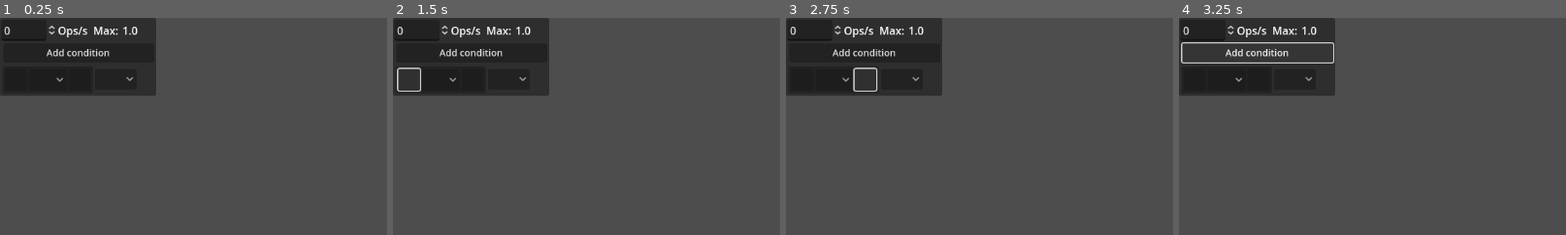
Above: before the commit, frames 1-4 (left to right).
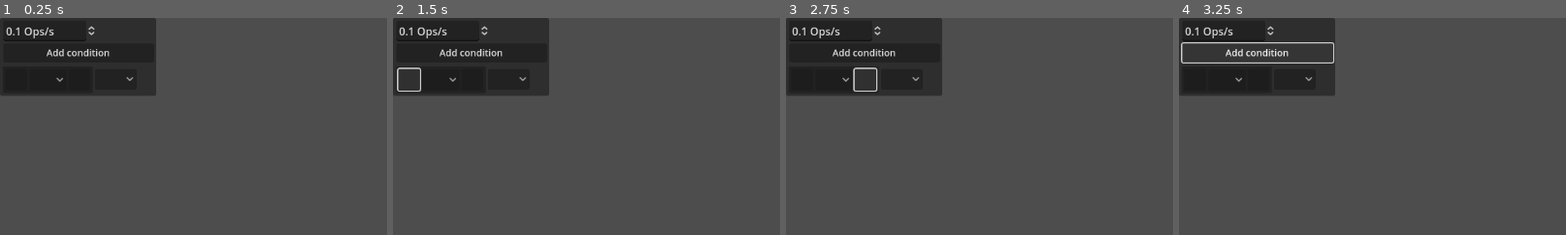
Above: after the commit, the same moments.

Repository: Carth501/The-Big-Grid
Game: Godot game, scene res://scenes/display/ActionMachineEditor.tscn
Same seed, same stepped clock (60 frames per second), same inputs: the game is played once before the commit and once after it. This scene is started directly instead of the project's main scene.
Inputs (mouse positions are % of the whole screen's width and height, from its top left):
- Up to frame 1 (0.25 s): no input
- Up to frame 2 (1.5 s): click "Add condition" at 0.5 s; click (2, 14) at 1.25 s
- Up to frame 3 (2.75 s): click (10, 14) at 2 s
- Up to frame 4 (3.25 s): click "Add condition" at 2.75 s
The pictures show only the part of the screen within x 0-50%, y 0-50%; the shares and areas given below are measured in that part.

The runs differ from the first frame. In frame 1, 0.8% of the frame differs, in the area x 0-36%, y 3-11%; in frame 2, 0.8%; in frame 3, 0.8%; in frame 4, 0.8%.

Commit message:
connect machine editor controls

Diff:
--- a/scenes/display/ActionMachineEditor.tscn
+++ b/scenes/display/ActionMachineEditor.tscn
@@ -1,42 +1,27 @@
 [gd_scene load_steps=3 format=3 uid="uid://dof4bc0xrdtbm"]
 
-[ext_resource type="Script" path="res://scripts/action_machine_editor.gd" id="1_4twft"]
+[ext_resource type="Script" path="res://scripts/display/ActionMachineEditor.gd" id="1_x85dw"]
 [ext_resource type="PackedScene" uid="uid://dd5pvuohxousc" path="res://scenes/ConditionBar.tscn" id="2_ymkdc"]
 
-[node name="ActionMachineEditor" type="Panel" node_paths=PackedStringArray("op_rate_field", "max_label", "condition_list_container")]
+[node name="ActionMachineEditor" type="Panel" node_paths=PackedStringArray("op_rate_field", "condition_list_container")]
 custom_minimum_size = Vector2(0, 30)
 offset_right = 232.0
 offset_bottom = 116.0
-script = ExtResource("1_4twft")
+script = ExtResource("1_x85dw")
 op_rate_field = NodePath("OperationRateField")
-max_label = NodePath("MaxRateLabel")
 condition_list_container = NodePath("ConditionList")
 
 [node name="OperationRateField" type="SpinBox" parent="."]
 layout_mode = 2
-offset_left = 2.0
-offset_top = 3.0
-offset_right = 85.0625
-offset_bottom = 34.0
+offset_left = 5.0
+offset_top = 4.0
+offset_right = 144.0
+offset_bottom = 35.0
+min_value = 0.1
 max_value = 1.0
 step = 0.1
-
-[node name="OpRateUnitLabel" type="Label" parent="."]
-layout_mode = 2
-offset_left = 86.0
-offset_top = 7.0
-offset_right = 131.0
-offset_bottom = 30.0
-text = "Ops/s  Max: "
-
-[node name="MaxRateLabel" type="Label" parent="."]
-layout_mode = 2
-offset_left = 182.0
-offset_top = 7.0
-offset_right = 226.0
-offset_bottom = 30.0
-text = "1.0
-"
+value = 0.1
+suffix = "Ops/s"
 
 [node name="AddConditionButton" type="Button" parent="."]
 layout_mode = 2
@@ -57,3 +42,5 @@
 
 [node name="ConditionBar" parent="ConditionList" instance=ExtResource("2_ymkdc")]
 layout_mode = 2
+
+[connection signal="value_changed" from="OperationRateField" to="." method="set_frequency"]
--- a/scenes/display/ActionMenu.tscn
+++ b/scenes/display/ActionMenu.tscn
@@ -4,7 +4,11 @@
 
 [node name="ActionMenu" type="Control" node_paths=PackedStringArray("action_name_label", "action_machine_container")]
 layout_mode = 3
-anchors_preset = 0
+anchors_preset = 15
+anchor_right = 1.0
+anchor_bottom = 1.0
+grow_horizontal = 2
+grow_vertical = 2
 script = ExtResource("1_gfqu7")
 action_name_label = NodePath("ActionNameLabel")
 action_machine_container = NodePath("ActionMachineContainer")
@@ -37,10 +41,14 @@
 text = "Purchase Machine"
 
 [node name="ActionMachineContainer" type="FlowContainer" parent="."]
-layout_mode = 0
-offset_top = 77.0
-offset_right = 40.0
-offset_bottom = 117.0
+layout_mode = 1
+anchors_preset = 15
+anchor_right = 1.0
+anchor_bottom = 1.0
+offset_top = 190.0
+grow_horizontal = 2
+grow_vertical = 2
+theme_override_constants/h_separation = 240
 
 [connection signal="pressed" from="CloseButton" to="." method="close"]
 [connection signal="focus_entered" from="PurchaseMachineButton" to="." method="gain_focus_machine"]
--- a/scripts/action_machine_editor.gd
+++ b/scripts/display/ActionMachineEditor.gd
@@ -8,3 +8,7 @@
 
 func set_machine(new_machine : Machine):
 	machine = new_machine
+	op_rate_field.value = machine.get_frequency()
+
+func set_frequency(value : float):
+	machine.set_frequency(value)
--- a/scripts/logic/Machine.gd
+++ b/scripts/logic/Machine.gd
@@ -18,3 +18,10 @@
 
 func set_interval(interval : float):
 	timer.wait_time = interval
+
+func get_frequency() -> float:
+	return 1/timer.wait_time
+
+func set_frequency(value : float):
+	if(value <= 1 && value > 0):
+		timer.wait_time = 1/value
